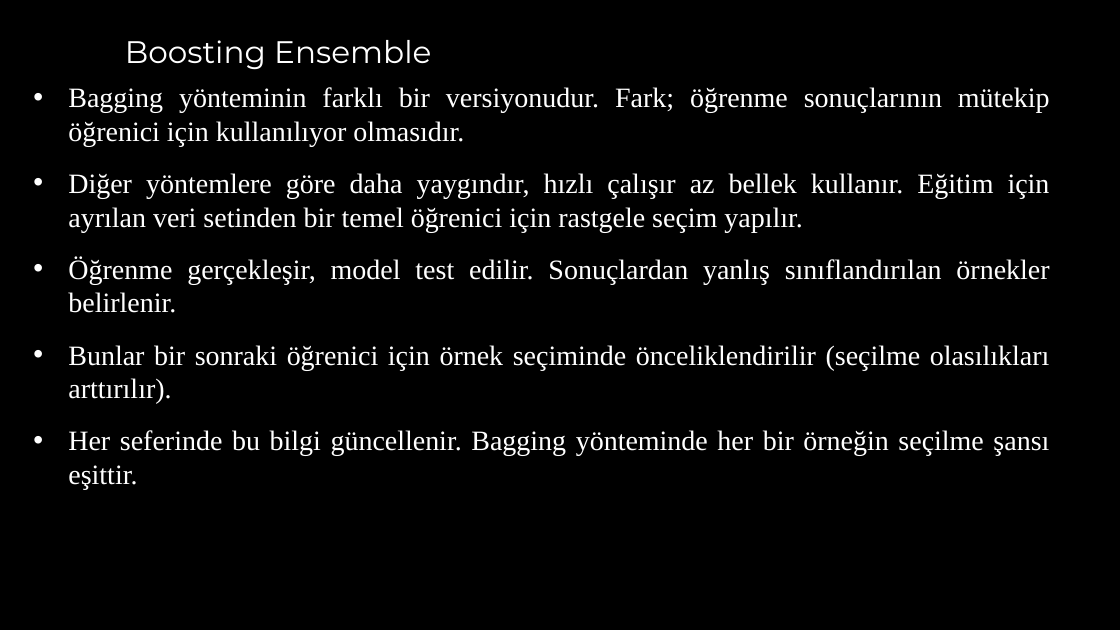
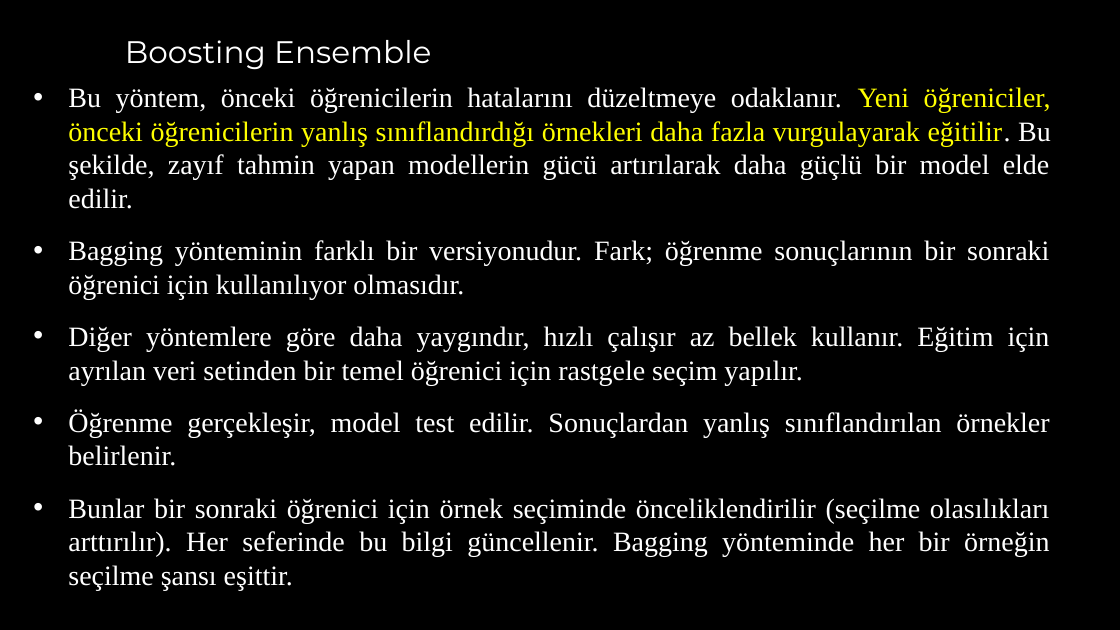
Before and after one commit to akaraci/Makine-Ogrenmesi, a slide deck: slide 21 of Sunular/MÖT-Hafta-7 - Ensemble Learning.pptx. Drawn at 1120x630 pixels with LibreOffice and Linux fonts; fonts in the diff are those of the drawing. Boxes give left, top, right and bottom in pixels: in the first picture for what was removed or moved away, otherwise in the second. Text is boxed around its words. In the diff, an @@ line names an element or a change of style, - is before the commit and + after.

```diff
--- a/Sunular/MÖT-Hafta-7 - Ensemble Learning.pptx
+++ b/Sunular/MÖT-Hafta-7 - Ensemble Learning.pptx
@@ text at (68, 87, 1051, 299): text changed @@
-• Bagging yönteminin farklı bir versiyonudur. Fark; öğrenme sonuçlarının mütekip öğrenici için kullanılıyor olmasıdır.
+• Bu yöntem, önceki öğrenicilerin hatalarını düzeltmeye odaklanır. Yeni öğreniciler, önceki öğrenicilerin yanlış sınıflandırdığı örnekleri daha fazla vurgulayarak eğitilir. Bu şekilde, zayıf tahmin yapan modellerin gücü artırılarak daha güçlü bir model elde edilir.
+• Bagging yönteminin farklı bir versiyonudur. Fark; öğrenme sonuçlarının bir sonraki öğrenici için kullanılıyor olmasıdır.
@@ text at (68, 498, 1050, 590): text changed @@
-• Bunlar bir sonraki öğrenici için örnek seçiminde önceliklendirilir (seçilme olasılıkları arttırılır).
-• Her seferinde bu bilgi güncellenir. Bagging yönteminde her bir örneğin seçilme şansı eşittir.
+• Bunlar bir sonraki öğrenici için örnek seçiminde önceliklendirilir (seçilme olasılıkları arttırılır). Her seferinde bu bilgi güncellenir. Bagging yönteminde her bir örneğin seçilme şansı eşittir.
```
Also in this commit, not shown: 1 slide added, 1 other file.
